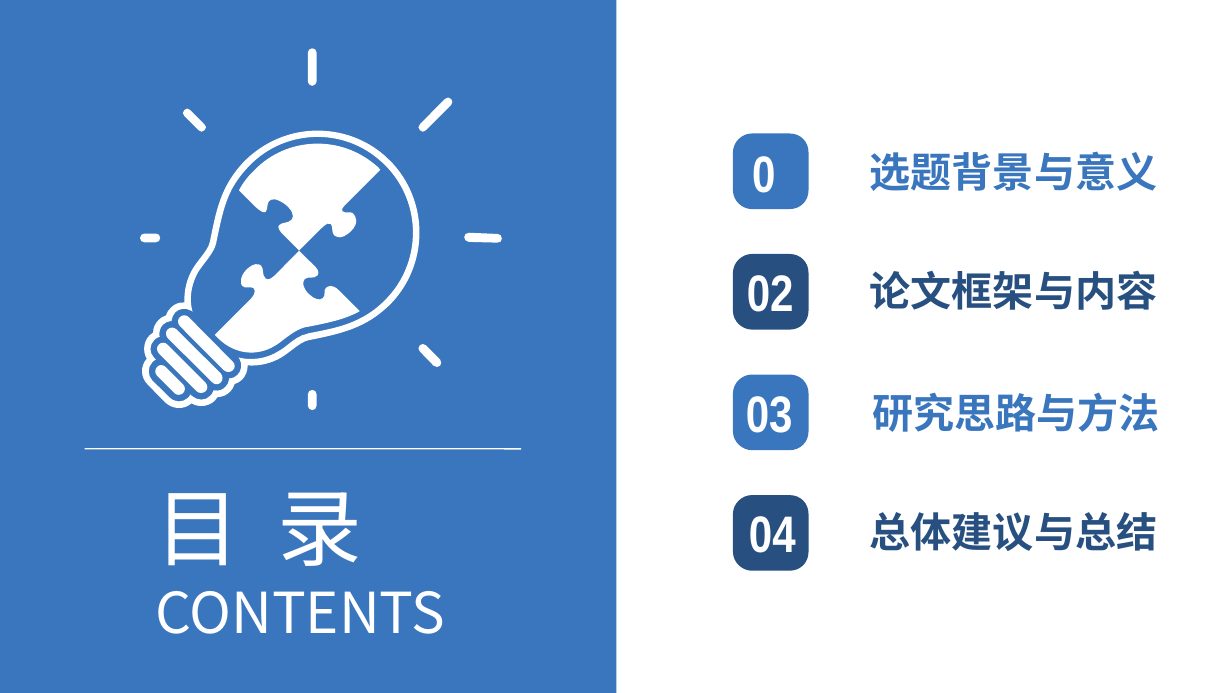
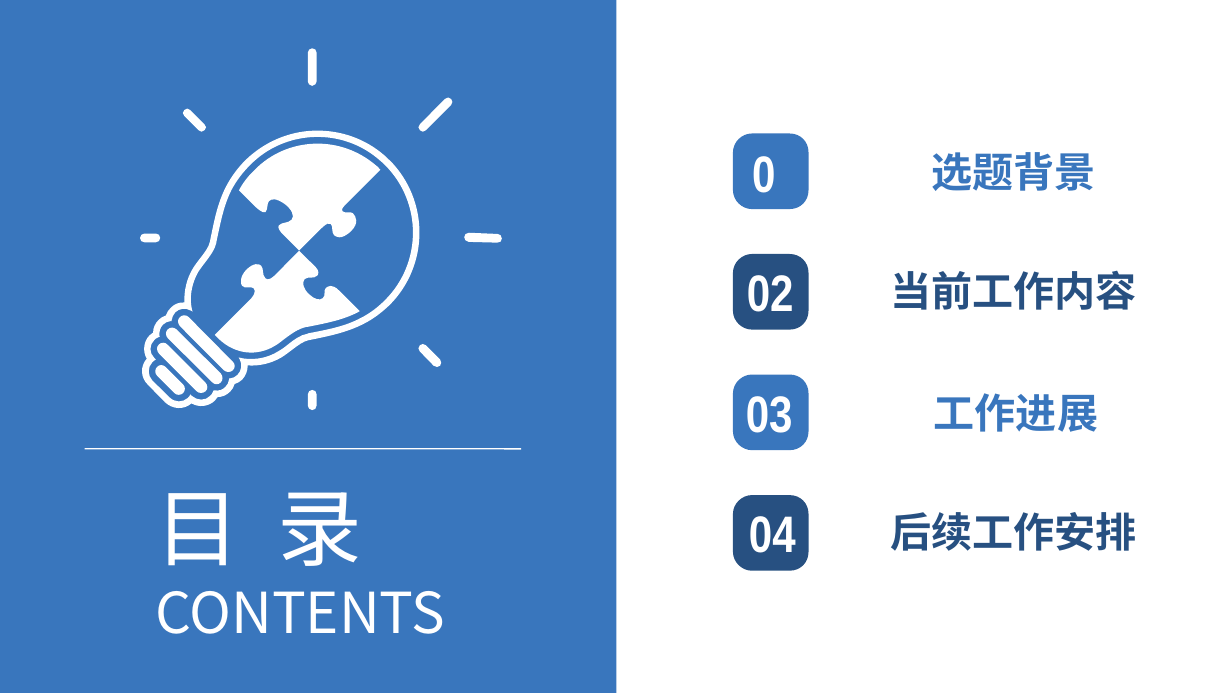
Before and after one commit to HolyShiftt/school, a slide deck: slide 2 of document/中期答辩.pptx. Drawn at 1232x693 pixels with LibreOffice and Linux fonts; fonts in the diff are those of the drawing. Boxes give left, top, right and bottom in pixels: in the first picture for what was removed or moved away, otherwise in the second. Text is boxed around its words. In the diff, an @@ line names an element or a change of style, - is before the commit and + after.

```diff
--- a/document/中期答辩.pptx
+++ b/document/中期答辩.pptx
@@ text at bbox=[931, 152, 1095, 191]: text changed @@
-选题背景与意义
+选题背景
@@ text at bbox=[890, 270, 1136, 310]: text changed @@
-论文框架与内容
+当前工作内容
@@ text at bbox=[934, 393, 1098, 432]: text changed @@
-研究思路与方法
+工作进展
@@ text at bbox=[890, 512, 1136, 551]: text changed @@
-总体建议与总结
+后续工作安排
```
Also in this commit, not shown: 15 other slides changed, 1 slide added, 1 slide removed, 16 other files.
